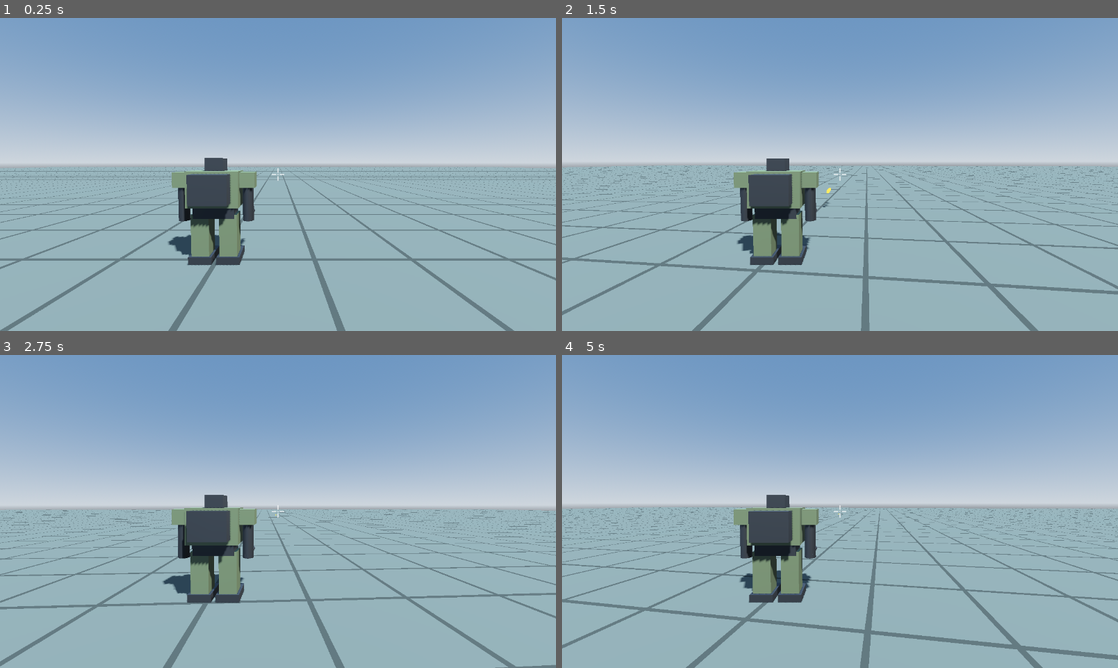
Above: before the commit, frames 1-4 (two rows, left to right).
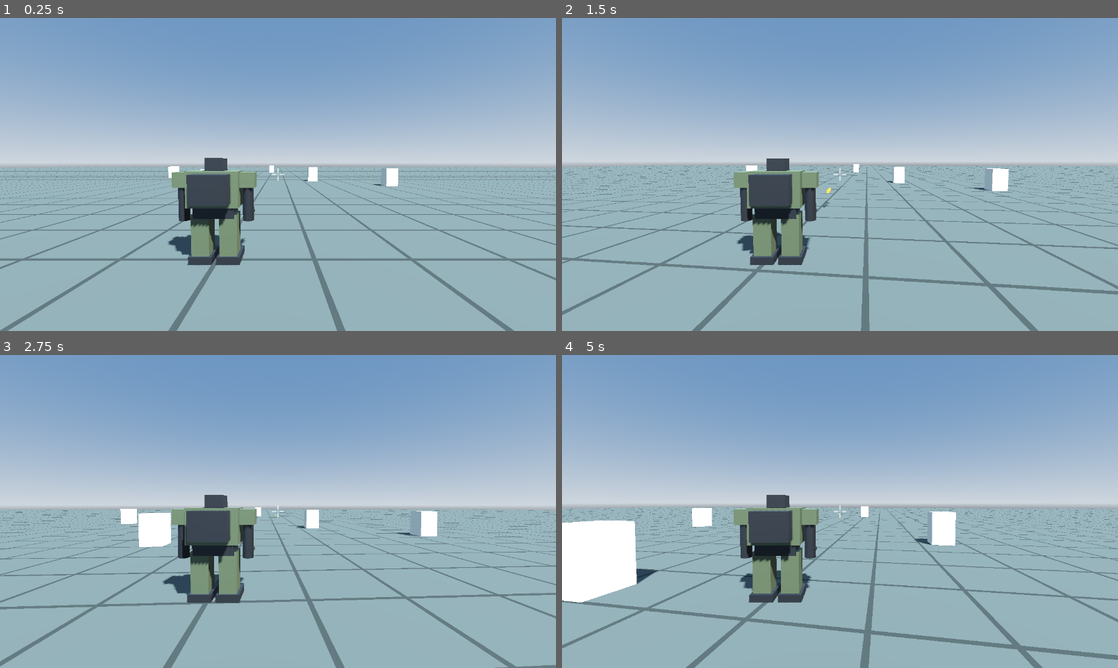
Above: after the commit, the same moments.

Repository: Sierra-117605/ARSENAL-FRONT
Game: Godot game, scene res://scenes/field_3d.tscn
The game is run twice, just before and just after one commit, with the same random seed, the same clock (stepped at 60 frames per second) and the same inputs.
Inputs (mouse positions are in pixels of both pictures, inside the frame that each line leads up to):
- Up to frame 1 (0.25 s): no input
- Up to frame 2 (1.5 s): tap Enter at 0.5 s; move the mouse to (867, 174) at 0.52 s; hold W (move_forward) from 0.53 s (still down); click (867, 174) at 0.6 s; move the mouse to (812, 174) at 1.27 s; click (812, 174) at 1.35 s
- Up to frame 3 (2.75 s): keep holding W (move_forward); move the mouse to (289, 505) at 2.02 s; click (289, 505) at 2.1 s
- Up to frame 4 (5 s): keep holding W (move_forward); move the mouse to (834, 517) at 2.77 s; click (834, 517) at 2.85 s; move the mouse to (878, 514) at 3.52 s; click (878, 514) at 3.6 s; move the mouse to (795, 508) at 4.27 s; click (795, 508) at 4.35 s

The runs differ from the first frame. In frame 1, 0.3% of the frame differs, in the area x 30-72%, y 47-54%; in frame 2, 0.4%; in frame 3, 1.2%; in frame 4, 4.0%, in the area x 0-71%, y 48-80%.

Commit message:
N1-5: 動かない標的 5 個（当たるたび色が変わり 3 発で壊れる）+ 自動テスト
Co-Authored-By: Claude Opus 5 <noreply@anthropic.com>

Diff:
--- a/scenes/field_3d.tscn
+++ b/scenes/field_3d.tscn
@@ -6,6 +6,7 @@
 [ext_resource type="Script" path="res://scripts/action/player_input.gd" id="4_input"]
 [ext_resource type="Script" path="res://scripts/action/third_person_view.gd" id="5_tpv"]
 [ext_resource type="Script" path="res://scripts/action/crosshair.gd" id="6_cross"]
+[ext_resource type="PackedScene" path="res://scenes/target.tscn" id="7_target"]
 
 [sub_resource type="ProceduralSkyMaterial" id="SkyMat"]
 sky_top_color = Color(0.32, 0.45, 0.62, 1)
@@ -69,6 +70,28 @@
 
 [node name="Robot" parent="." instance=ExtResource("1_robot")]
 
+[node name="Targets" type="Node3D" parent="."]
+
+[node name="Target1" parent="Targets" instance=ExtResource("7_target")]
+transform = Transform3D(1, 0, 0, 0, 1, 0, 0, 0, 1, -8, 0, -25)
+target_id = "target_01"
+
+[node name="Target2" parent="Targets" instance=ExtResource("7_target")]
+transform = Transform3D(1, 0, 0, 0, 1, 0, 0, 0, 1, 10, 0, -40)
+target_id = "target_02"
+
+[node name="Target3" parent="Targets" instance=ExtResource("7_target")]
+transform = Transform3D(1, 0, 0, 0, 1, 0, 0, 0, 1, -25, 0, -50)
+target_id = "target_03"
+
+[node name="Target4" parent="Targets" instance=ExtResource("7_target")]
+transform = Transform3D(1, 0, 0, 0, 1, 0, 0, 0, 1, 22, 0, -30)
+target_id = "target_04"
+
+[node name="Target5" parent="Targets" instance=ExtResource("7_target")]
+transform = Transform3D(1, 0, 0, 0, 1, 0, 0, 0, 1, 0, 0, -80)
+target_id = "target_05"
+
 [node name="Pilot" type="Node" parent="." node_paths=PackedStringArray("start_seat")]
 script = ExtResource("3_occ")
 start_seat = NodePath("../Robot/DriverSeat")
--- /dev/null
+++ b/scenes/target.tscn
@@ -0,0 +1,20 @@
+[gd_scene load_steps=4 format=3]
+
+[ext_resource type="Script" path="res://scripts/action/target.gd" id="1_target"]
+
+[sub_resource type="BoxMesh" id="Mesh_target"]
+size = Vector3(2, 3, 2)
+
+[sub_resource type="BoxShape3D" id="Shape_target"]
+size = Vector3(2, 3, 2)
+
+[node name="Target" type="StaticBody3D"]
+script = ExtResource("1_target")
+
+[node name="Mesh" type="MeshInstance3D" parent="."]
+transform = Transform3D(1, 0, 0, 0, 1, 0, 0, 0, 1, 0, 1.5, 0)
+mesh = SubResource("Mesh_target")
+
+[node name="Collision" type="CollisionShape3D" parent="."]
+transform = Transform3D(1, 0, 0, 0, 1, 0, 0, 0, 1, 0, 1.5, 0)
+shape = SubResource("Shape_target")
--- /dev/null
+++ b/scripts/action/target.gd
@@ -0,0 +1,52 @@
+class_name Target
+extends StaticBody3D
+## 動かない標的（SPEC §0.7）。弾が当たるたびに色が変わり、3 発目で壊れて消える。
+
+## この標的を識別する文字列（保存用）
+@export var target_id: String = ""
+## 壊れるまでに必要な命中数
+@export var max_hp: int = 3
+
+## 残り耐久（命中するたびに減る）
+var hp: int = 0
+
+## 残り耐久ごとの色（満タン → 1 発目 → 2 発目）
+const COLORS := {
+	3: Color(0.9, 0.9, 0.85),
+	2: Color(1.0, 0.65, 0.15),
+	1: Color(0.85, 0.15, 0.1),
+}
+
+var material: StandardMaterial3D
+
+
+func _ready() -> void:
+	hp = max_hp
+	# 標的ごとに色を変えられるよう、自分専用の見た目の設定を作る
+	material = StandardMaterial3D.new()
+	var mesh: MeshInstance3D = $Mesh
+	mesh.material_override = material
+	_update_color()
+
+
+## 弾が当たった時に呼ばれる
+func take_hit(damage: int) -> void:
+	if hp <= 0:
+		return
+	hp = maxi(hp - damage, 0)
+	_update_color()
+	if hp == 0:
+		queue_free()  # 壊れて消える
+
+
+func _update_color() -> void:
+	material.albedo_color = COLORS.get(hp, COLORS[1])
+
+
+## 保存用に現在の状態を JSON 互換の Dictionary にする
+func to_dict() -> Dictionary:
+	return {
+		"id": target_id,
+		"hp": hp,
+		"position": {"x": global_position.x, "y": global_position.y, "z": global_position.z},
+	}
--- /dev/null
+++ b/tests/test_n1_5_targets.gd
@@ -0,0 +1,114 @@
+extends SceneTree
+## N1-5 の自動確認：標的 5 個を順に狙って撃ち、当たるたびに色が変わり 3 発で壊れるか調べる。
+## カメラの向きは「照準が標的の中心に重なる」ようにテストが直接合わせる（マウス操作の代わり）。
+## 実行：Godot_console.exe --headless --path . --script res://tests/test_n1_5_targets.gd
+## 画像も撮る場合（--headless を外す）：... -- --shot=<保存先.png>
+
+const TIMEOUT_FRAMES := 600  # 1 個あたり最大 10 秒
+
+var field: Node
+var rig: CameraRig
+var camera: Camera3D
+var targets: Array = []
+var current: Target
+var index := -1
+var frame := 0
+var frame_in_target := 0
+var failed := false
+var shot_path := ""
+var shot_taken := false
+var colors_seen: Array = []
+var hp_seen: Array = []
+
+
+func _initialize() -> void:
+	for arg in OS.get_cmdline_user_args():
+		if arg.begins_with("--shot="):
+			shot_path = arg.substr(7)
+	field = load("res://scenes/field_3d.tscn").instantiate()
+	root.add_child(field)
+	rig = field.get_node("CameraRig")
+	camera = field.get_node("CameraRig/Camera3D")
+	targets = field.get_node("Targets").get_children()
+
+
+func _physics_process(_delta: float) -> bool:
+	frame += 1
+	if frame < 30:
+		return false
+	if frame == 30:
+		_report(targets.size() == 5, "標的が 5 個置かれている (%d 個)" % targets.size())
+		_next_target()
+		return false
+	if index >= targets.size():
+		return _finish()
+
+	frame_in_target += 1
+	if not is_instance_valid(current):
+		# 壊れて消えた
+		_check_destroyed()
+		_next_target()
+		return false
+	_aim_at(current)
+	# 当たって耐久が変わったら、その時の色を記録
+	if hp_seen.is_empty() or hp_seen[-1] != current.hp:
+		hp_seen.append(current.hp)
+		colors_seen.append(current.material.albedo_color)
+		if current.hp == 1 and shot_path != "" and not shot_taken:
+			shot_taken = true
+			_save_shot()
+	if frame_in_target > TIMEOUT_FRAMES:
+		_report(false, "%s を時間内に壊せなかった (残り耐久 %d)" % [current.name, current.hp])
+		current.queue_free()
+		_next_target()
+	return false
+
+
+func _next_target() -> void:
+	index += 1
+	frame_in_target = 0
+	hp_seen = []
+	colors_seen = []
+	if index >= targets.size():
+		current = null
+		Input.action_release("fire")
+		return
+	current = targets[index]
+	Input.action_press("fire")
+
+
+func _check_destroyed() -> void:
+	var name_s: String = "標的%d" % (index + 1)
+	# 3 → 2 → 1 と減り、毎回違う色になっていれば OK
+	var ok: bool = hp_seen == [3, 2, 1] and colors_seen[0] != colors_seen[1] and colors_seen[1] != colors_seen[2]
+	_report(ok, "%s：当たるたびに色が変わり (耐久 %s)、3 発目で壊れて消えた" % [name_s, hp_seen])
+
+
+func _finish() -> bool:
+	var left := 0
+	for t in targets:
+		if is_instance_valid(t):
+			left += 1
+	_report(left == 0, "5 個すべて壊せた (残り %d 個)" % left)
+	print("RESULT: ", "FAIL" if failed else "PASS")
+	return true
+
+
+## 照準（画面中央）が標的の中心に重なるようにカメラの向きを合わせる
+func _aim_at(t: Target) -> void:
+	var center := t.global_position + Vector3(0, 1.5, 0)
+	var dir := center - camera.global_position
+	rig.yaw = atan2(-dir.x, -dir.z)
+	rig.pitch = atan2(dir.y, Vector2(dir.x, dir.z).length())
+
+
+func _save_shot() -> void:
+	await process_frame
+	root.get_texture().get_image().save_png(shot_path)
+	print("画像を保存: ", shot_path)
+
+
+func _report(ok: bool, msg: String) -> void:
+	print("[", "OK" if ok else "NG", "] ", msg)
+	if not ok:
+		failed = true
Not shown: 1 places in scenes/field_3d.tscn that only renumber resources
Not shown, added: scripts/action/target.gd.uid
Not shown, added: tests/test_n1_5_targets.gd.uid
Not shown, changed: KNOWLEDGE.md
Not shown, changed: TODO.md
